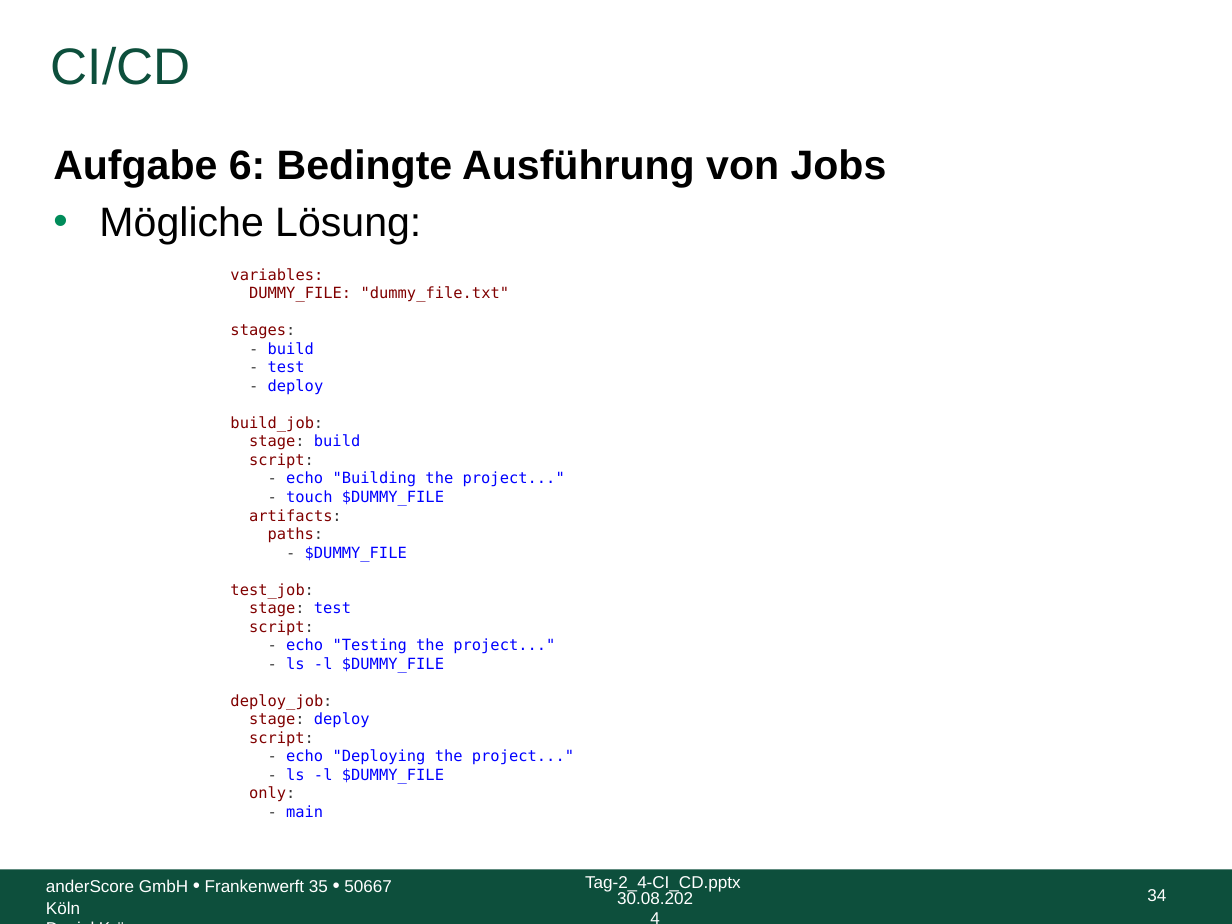
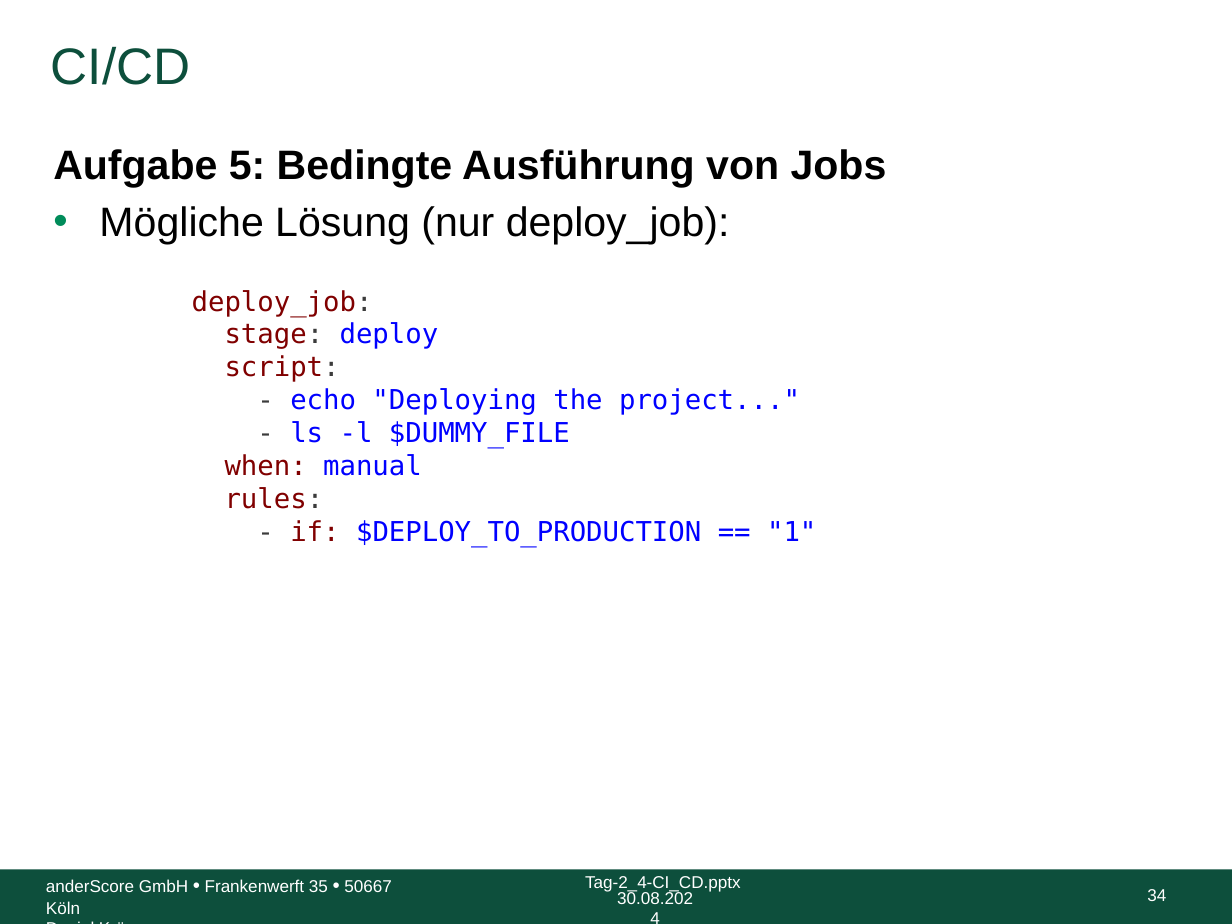
Before and after one commit to anderscore-gmbh/gitlab, a slide deck: slide 34 of slides/Tag-2_4-CI_CD.pptx. Drawn at 1232x924 pixels with LibreOffice and Linux fonts; fonts in the diff are those of the drawing; background and template pictures are left out. Boxes give left, top, right and bottom in pixels: in the first picture for what was removed or moved away, otherwise in the second. Text is boxed around its words. In the diff, an @@ line names an element or a change of style, - is before the commit and + after.

Commit message:
Aufgaben in 2-4 überarbeitet

```diff
--- a/slides/Tag-2_4-CI_CD.pptx
+++ b/slides/Tag-2_4-CI_CD.pptx
@@ text at (53, 149, 887, 245): text changed @@
-Aufgabe 6: Bedingte Ausführung von Jobs
-• Mögliche Lösung:
+Aufgabe 5: Bedingte Ausführung von Jobs
+• Mögliche Lösung (nur deploy_job):
@@ text at (230, 268, 565, 673): paragraphs removed @@
-variables:
-DUMMY_FILE: "dummy_file.txt"
-stages:
-- build
-- test
-- deploy
-build_job:
-stage: build
-script:
-- echo "Building the project..."
-- touch $DUMMY_FILE
-artifacts:
-paths:
-- $DUMMY_FILE
-test_job:
-stage: test
-script:
-- echo "Testing the project..."
-- ls -l $DUMMY_FILE
@@ text "deploy_job:": place and size @@
-text "deploy_job:" at (230, 268, 574, 818)
+text "deploy_job:" at (192, 290, 816, 547)
@@ text at (192, 290, 800, 448): size 9 to 16 pt in "deploy_job:", "stage: deploy", "script:", "- echo "Deploying the project..."" and 1 more places @@
@@ text at (225, 454, 816, 547): text changed; size 9 to 16 pt; text colour #800000 to #0000FF @@
-only:
-- main
+when: manual
+rules:
+- if: $DEPLOY_TO_PRODUCTION == "1"
```
Also in this commit, not shown: 15 other slides changed, 2 slides removed.
